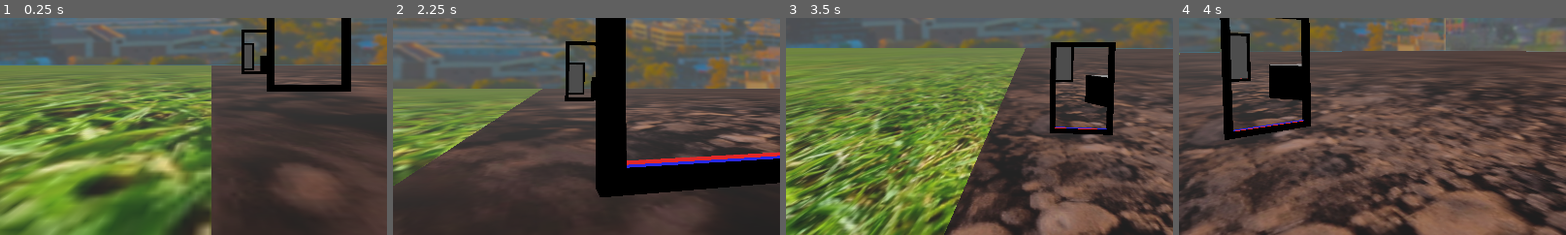
Above: before the commit, frames 1-4 (left to right).
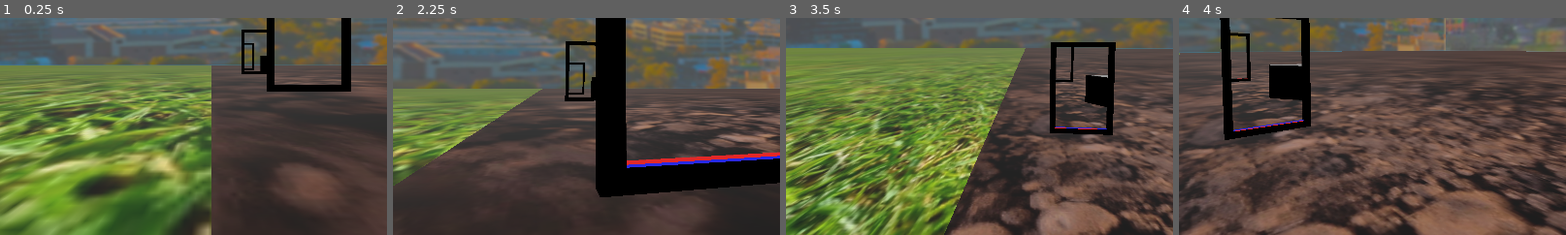
Above: after the commit, the same moments.

Repository: Terrence-Holmes/Hole-In-One
Game: Godot game, scene res://Assets/Rooms/rm_test_1.tscn
Same seed, same stepped clock (60 frames per second), same inputs: the game is played once before the commit and once after it. The project has no main scene, so this scene is started directly.
Inputs (mouse positions are % of the whole screen's width and height, from its top left):
- Up to frame 1 (0.25 s): no input
- Up to frame 2 (2.25 s): tap Enter at 0.5 s; move the mouse to (55, 50) at 0.52 s; hold Up (Up) from 0.53 s (still down); click (55, 50) at 0.6 s; move the mouse to (45, 50) at 1.27 s; tap Space (Select) at 1.35 s; move the mouse to (52, 48) at 2.02 s; click (52, 48) at 2.1 s
- Up to frame 3 (3.5 s): keep holding Up (Up); move the mouse to (49, 52) at 2.77 s; tap Space (Select) at 2.85 s
- Up to frame 4 (4 s): keep holding Up (Up); move the mouse to (57, 51) at 3.52 s; click (57, 51) at 3.6 s
The pictures show only the part of the screen within x 23-73%, y 39-89%; the shares and areas given below are measured in that part.

The runs differ from the first frame. In frame 1, 0.1% of the frame differs, in the area x 63-66%, y 12-22%; in frame 2, 0.2%; in frame 3, 0.1%; in frame 4, 0.2%, in the area x 13-18%, y 8-29%.

Commit message:
Begun working on portal recursion

Diff:
--- a/Assets/Props/Scenes/portal.tscn
+++ b/Assets/Props/Scenes/portal.tscn
@@ -5,7 +5,7 @@
 [ext_resource type="Script" path="res://EditorTools/Scripts/PortalEditor.gd" id="3_fe5n2"]
 
 [sub_resource type="ViewportTexture" id="ViewportTexture_r6ok2"]
-viewport_path = NodePath("CameraViewport")
+viewport_path = NodePath("Viewports/CameraViewport0")
 
 [sub_resource type="ShaderMaterial" id="ShaderMaterial_s4ld5"]
 resource_local_to_scene = true
@@ -26,12 +26,22 @@
 size = Vector3(1.2, 2, 0.1)
 material = SubResource("ShaderMaterial_s4ld5")
 
-[node name="CameraViewport" type="SubViewport" parent="."]
+[node name="Viewports" type="Node" parent="."]
+
+[node name="CameraViewport0" type="SubViewport" parent="Viewports"]
 handle_input_locally = false
 size = Vector2i(432, 720)
 render_target_update_mode = 4
 
-[node name="Camera" type="Camera3D" parent="CameraViewport"]
+[node name="Camera" type="Camera3D" parent="Viewports/CameraViewport0"]
+cull_mask = 1048569
+
+[node name="CameraViewport1" type="SubViewport" parent="Viewports"]
+handle_input_locally = false
+size = Vector2i(432, 720)
+render_target_update_mode = 4
+
+[node name="Camera" type="Camera3D" parent="Viewports/CameraViewport1"]
 cull_mask = 1048569
 
 [node name="Editor" type="Node3D" parent="."]
--- a/Assets/Props/Scripts/Portal.gd
+++ b/Assets/Props/Scripts/Portal.gd
@@ -7,8 +7,9 @@
 @export var portal_area_margin : Vector3 = Vector3(0.1, 0.1, 1.0)
 
 #References
-@onready var viewport : SubViewport = get_node("CameraViewport")
-@onready var camera : Camera3D = viewport.get_node("Camera")
+@onready var viewportContainer : Node = get_node("Viewports")
+var viewports : Array[SubViewport]
+var cameras : Array[Camera3D]
 @onready var cameraView : CSGBox3D = get_node("CameraView")
 @onready var passHitbox : Area3D = get_node("PassHitbox")
 @onready var passHitbox_cs : CollisionShape3D = passHitbox.get_node("CollisionShape")
@@ -48,6 +49,11 @@
 const MESH_DUPLICATE_RETAIN_TIME : float = 5000
 
 
+func _ready():
+	for i in range(viewportContainer.get_child_count()):
+		viewports.append(viewportContainer.get_child(i))
+		cameras.append(viewportContainer.get_child(i).get_node("Camera"))
+
 func _process(delta):
 	passHitbox_cs.disabled = not visible
 	_check_for_teleport()
@@ -67,16 +73,18 @@
 	#_set_recursive_camera_transform(mainCamera)
 	_set_nonrecursive_camera_transform(mainCamera)
 
-	camera.fov = mainCamera.fov #Match the main camera's FOV just in case I decide to change that later
-	viewport.size = get_viewport().get_visible_rect().size
-	viewport.msaa_3d = get_viewport().msaa_3d
-	viewport.screen_space_aa = get_viewport().screen_space_aa
-	viewport.use_taa = get_viewport().use_taa
-	viewport.use_debanding = get_viewport().use_debanding
-	viewport.use_occlusion_culling = get_viewport().use_occlusion_culling
-	viewport.mesh_lod_threshold = get_viewport().mesh_lod_threshold
-
-	_update_portal_camera_near_clip_plane(camera)
+	for viewport in viewports:
+		viewport.size = get_viewport().get_visible_rect().size
+		viewport.msaa_3d = get_viewport().msaa_3d
+		viewport.screen_space_aa = get_viewport().screen_space_aa
+		viewport.use_taa = get_viewport().use_taa
+		viewport.use_debanding = get_viewport().use_debanding
+		viewport.use_occlusion_culling = get_viewport().use_occlusion_culling
+		viewport.mesh_lod_threshold = get_viewport().mesh_lod_threshold
+
+	for camera in cameras:
+		camera.fov = mainCamera.fov #Match the main camera's FOV just in case I decide to change that later
+		_update_portal_camera_near_clip_plane(camera)
 
 
 func _set_nonrecursive_camera_transform(mainCamera : Camera3D):
@@ -84,7 +92,7 @@
 	var relativeTransform : Transform3D = global_transform.affine_inverse() * mainCamera.global_transform
 	var movedToOtherPortal : Transform3D = otherPortal.global_transform * relativeTransform
 	#Set camera transform
-	camera.global_transform = movedToOtherPortal
+	cameras[0].global_transform = movedToOtherPortal
 
 
 var recursionCounter : int = 0
@@ -102,8 +110,8 @@
 			cameraTransforms.append(currentTransform)
 		cameraTransforms.reverse()
 
-	for i in range(cameraTransforms.size()):
-		camera.global_transform = cameraTransforms[i]
+	#for i in range(cameraTransforms.size()):
+		#camera.global_transform = cameraTransforms[i]
 	#
 	##Set portal camera's transform
 	#camera.global_transform = cameraTransforms[recursionCounter]
--- a/Assets/Rooms/rm_test_1.tscn
+++ b/Assets/Rooms/rm_test_1.tscn
@@ -57,7 +57,7 @@
 albedo_texture = ExtResource("6_738j8")
 
 [sub_resource type="ViewportTexture" id="ViewportTexture_lc8yv"]
-viewport_path = NodePath("PortalSpawner/Portal1/CameraViewport")
+viewport_path = NodePath("PortalSpawner/Portal1/Viewports/CameraViewport0")
 
 [sub_resource type="ShaderMaterial" id="ShaderMaterial_0jaar"]
 resource_local_to_scene = true
@@ -69,7 +69,7 @@
 size = Vector3(5.2, 8.2, 2)
 
 [sub_resource type="ViewportTexture" id="ViewportTexture_5qwdk"]
-viewport_path = NodePath("PortalSpawner/Portal2/CameraViewport")
+viewport_path = NodePath("PortalSpawner/Portal2/Viewports/CameraViewport0")
 
 [sub_resource type="ShaderMaterial" id="ShaderMaterial_cmdqo"]
 resource_local_to_scene = true
